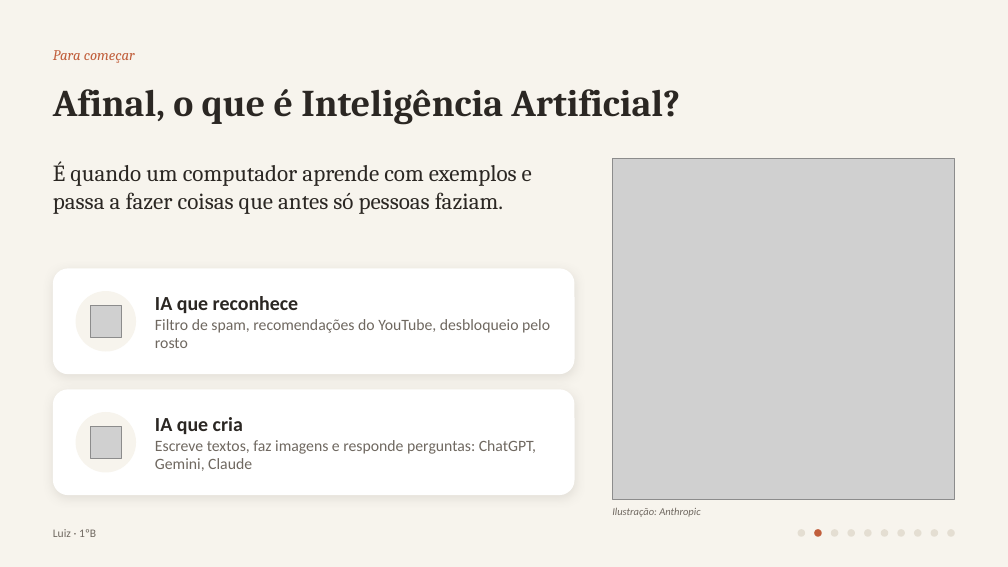
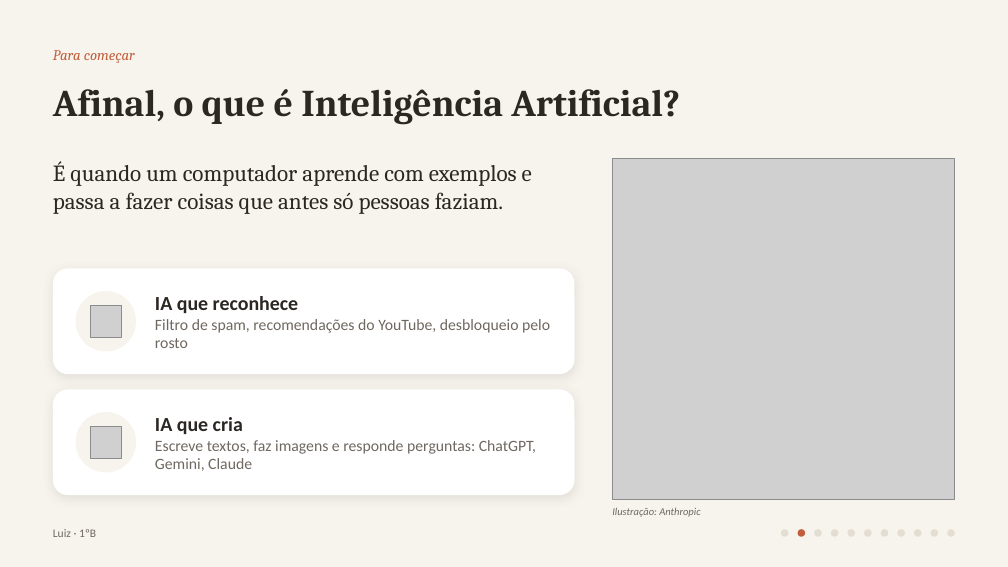
Before and after one commit to ArkhamKnight15/claude, a slide deck: slide 2 of apresentacao-ia/IA - Anthropic - Claude.pptx. Drawn at 1008x567 pixels with LibreOffice and Linux fonts; fonts in the diff are those of the drawing; grey boxes stand for pictures. Boxes give left, top, right and bottom in pixels: in the first picture for what was removed or moved away, otherwise in the second. Text is boxed around its words. In the diff, an @@ line names an element or a change of style, - is before the commit and + after.

```diff
--- a/apresentacao-ia/IA - Anthropic - Claude.pptx
+++ b/apresentacao-ia/IA - Anthropic - Claude.pptx
@@ ellipse added at [781, 529, 789, 537], fill #E4DED2 @@
@@ ellipse: place and size @@
-ellipse at [814, 529, 822, 537]
+ellipse at [798, 529, 805, 537]
@@ ellipse: place and size @@
-ellipse at [798, 529, 805, 537]
+ellipse at [814, 529, 822, 537]
```
Also in this commit, not shown: 7 other slides changed, 2 slides added, 1 slide removed, 1 other file.
